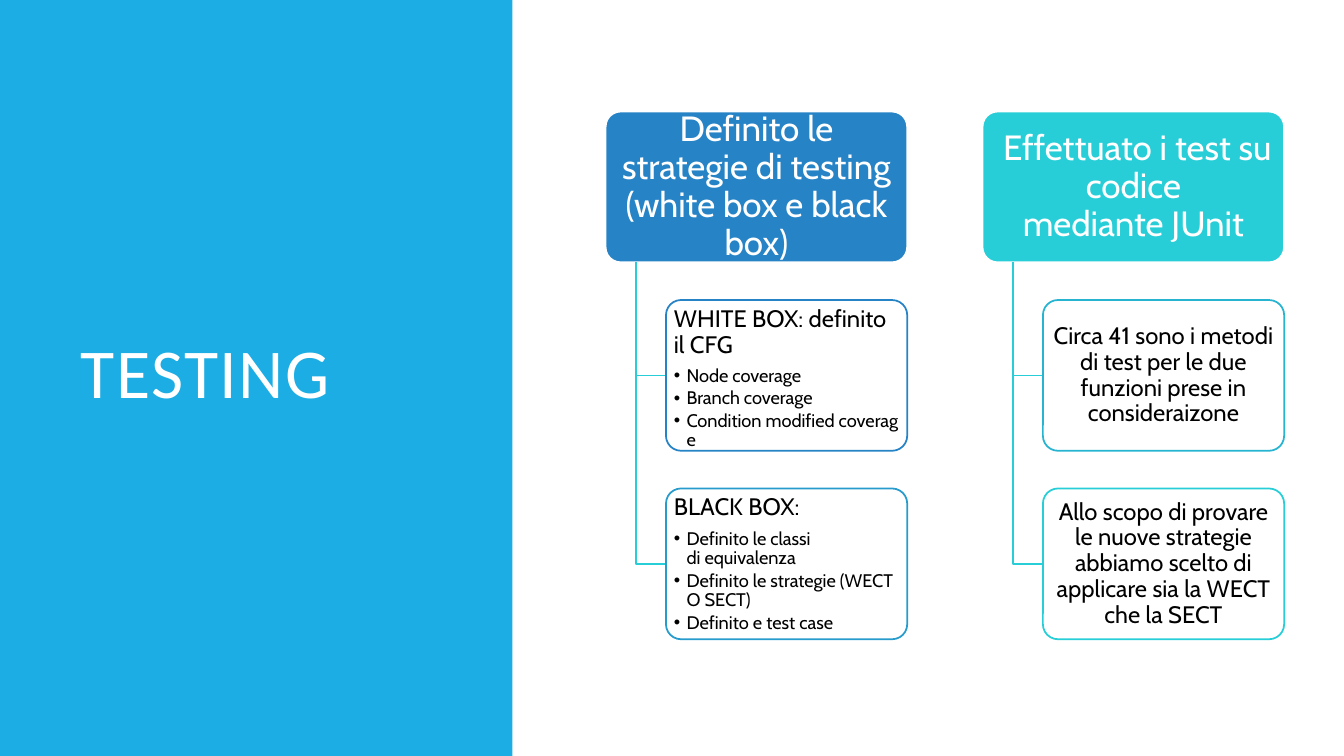
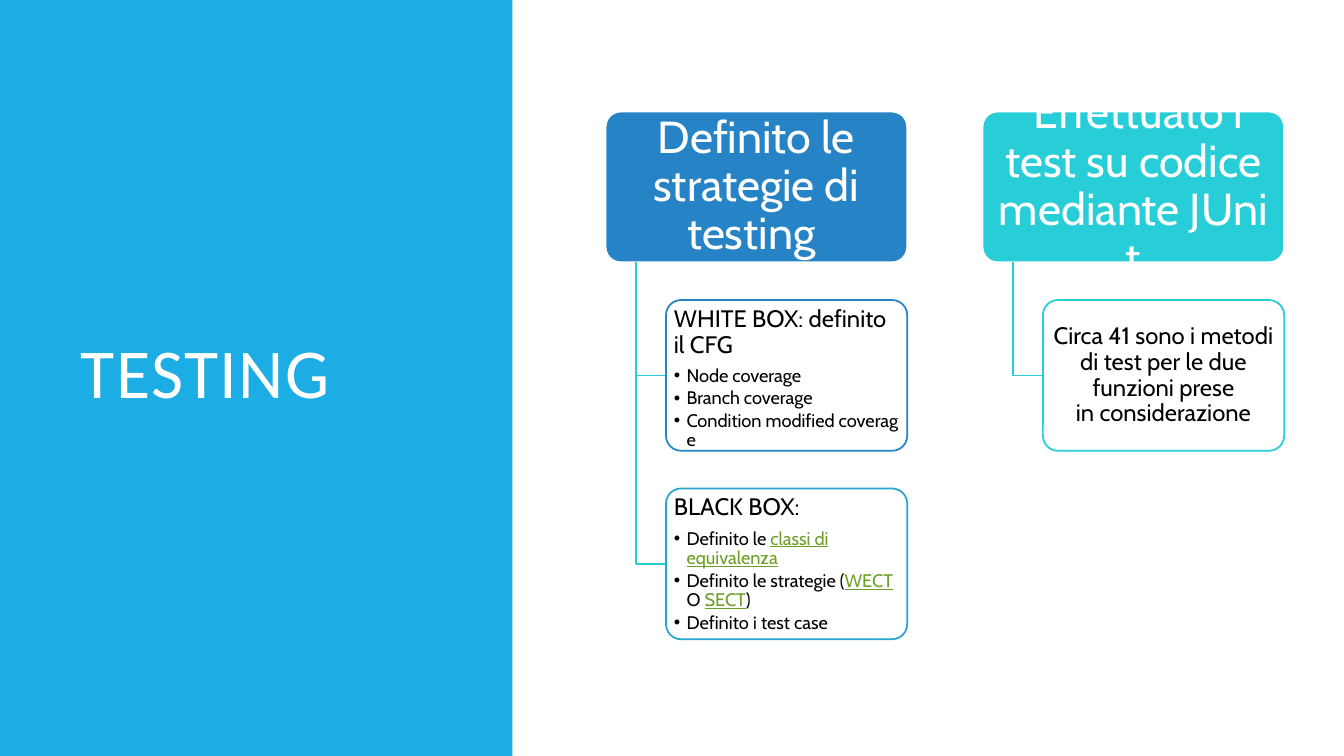
Before and after one commit to CristianCarrella/Ratatouille23, a slide deck: slide 10 of powerpoint_presentazione/presentazione.pptx. Drawn at 1344x756 pixels with LibreOffice and Linux fonts; fonts in the diff are those of the drawing. Boxes give left, top, right and bottom in pixels: in the first picture for what was removed or moved away, otherwise in the second. Text is boxed around its words. In the diff, an @@ line names an element or a change of style, - is before the commit and + after.

```diff
--- a/powerpoint_presentazione/presentazione.pptx
+++ b/powerpoint_presentazione/presentazione.pptx
@@ text at box(653, 119, 859, 260): text changed; size 25 to 32 pt @@
-Definito le strategie di testing (white box e black box)
+Definito le strategie di testing
@@ text "Effettuato i test su codice ..." at box(999, 112, 1261, 226): size 25 to 32 pt; more space between paragraphs @@
@@ freeform shape removed at box(1013, 262, 1044, 564) @@
@@ rounded rectangle at box(1044, 300, 1285, 452): outline #27B4D1 1.25 pt to #27CED7 1.25 pt @@
@@ text at box(1054, 326, 1273, 422): text changed @@
-Circa 41 sono i metodi di test per le due funzioni prese in consideraizone
+Circa 41 sono i metodi di test per le due funzioni prese in considerazione
@@ rounded rectangle at box(666, 489, 907, 640): outline #269BCC 1.25 pt to #27A7CE 1.25 pt @@
@@ rounded rectangle removed at box(1044, 489, 1285, 640) @@
@@ text removed at box(1057, 502, 1271, 624) @@
-Allo scopo di provare le nuove strategie abbiamo scelto di applicare sia la WECT che la SECT
@@ text at box(687, 531, 893, 609): text colour #000000 to #6B9F25, underline on in "classi di equivalenza", "(WECT SECT)" @@
@@ text at box(687, 615, 828, 630): text changed @@
-  • Definito e test case
+  • Definito i test case
```
Also in this commit, not shown: 7 other slides changed, 3 other files.
